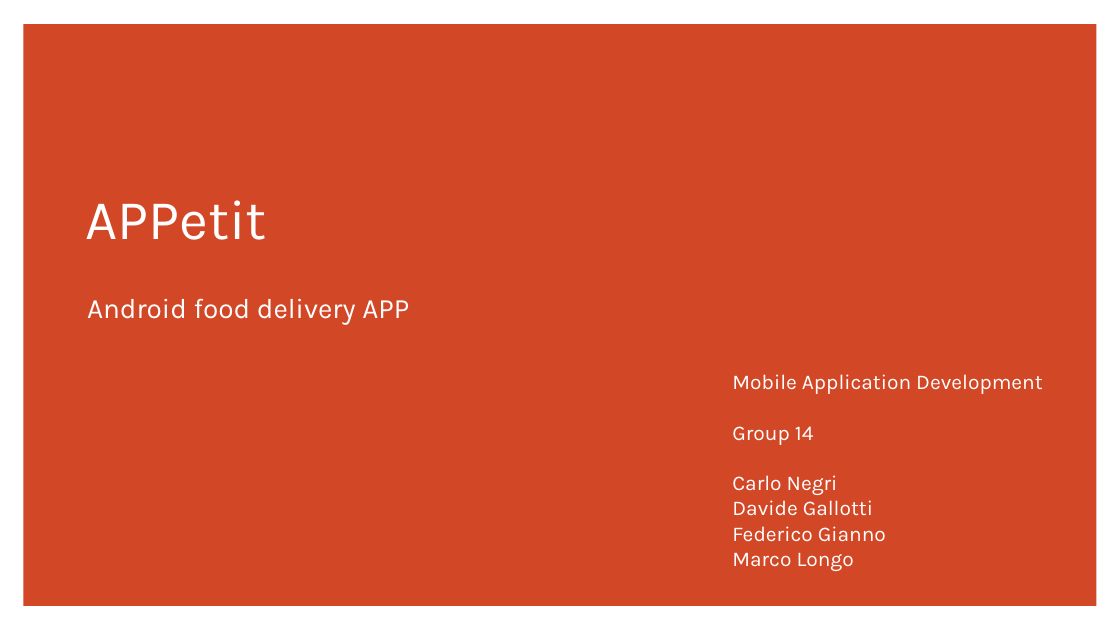
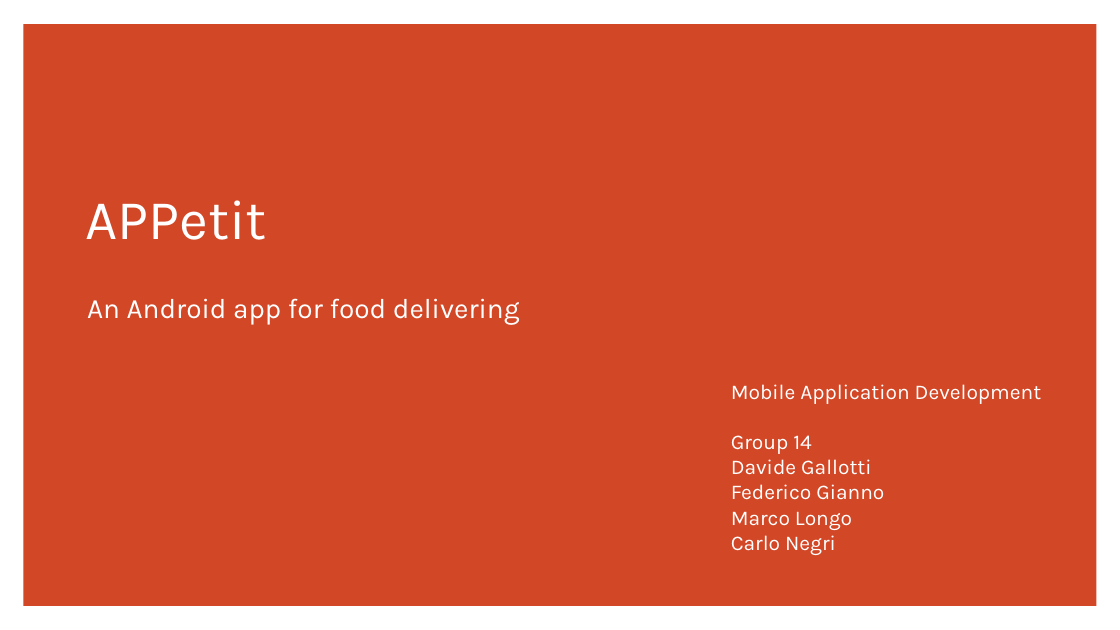
Before and after one commit to androidmaycry/APPetit, a slide deck: slide 1 of APPetit Presentation.pptx. Drawn at 1120x630 pixels with LibreOffice and Linux fonts; fonts in the diff are those of the drawing. Boxes give left, top, right and bottom in pixels: in the first picture for what was removed or moved away, otherwise in the second. Text is boxed around its words. In the diff, an @@ line names an element or a change of style, - is before the commit and + after.

```diff
--- a/APPetit Presentation.pptx
+++ b/APPetit Presentation.pptx
@@ subtitle at (x1=87, y1=298, x2=520, y2=325): text changed @@
-Android food delivery APP
+An Android app for food delivering
@@ text "Mobile Application Development" moved from (x1=732, y1=374, x2=1043, y2=571) to (x1=731, y1=384, x2=1042, y2=555) @@
@@ text at (x1=732, y1=475, x2=838, y2=495): paragraph removed @@
-Carlo Negri
@@ text at (x1=731, y1=535, x2=836, y2=555): paragraph added @@
+Carlo Negri
```
Also in this commit, not shown: 8 other slides changed.
